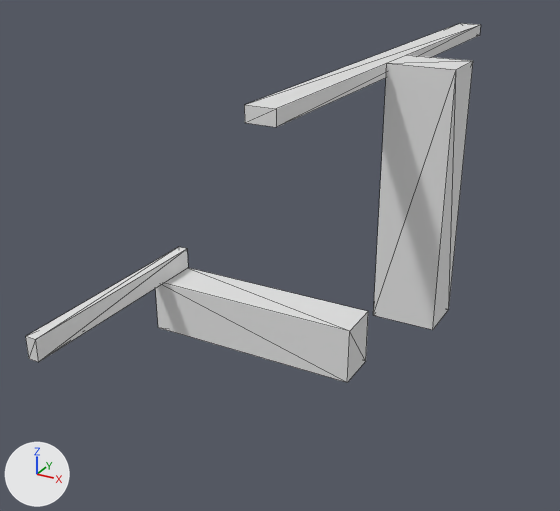
The OBJ model Data/bmc/tiles_structure/t_186.obj, before and after one commit.
Both versions are drawn from a camera (50 mm lens) standing at (0.554, -1.405, 0.739) and looking at (-0.215, -0.008, 0.041). Every picture has the same lights, and +X, +Y and +Z are marked at lower left. Mesh edges are drawn as thin lines. Where no turn or scale is listed for an object, it has been applied to the vertices.

Names of what the first picture shows: 't_186'.
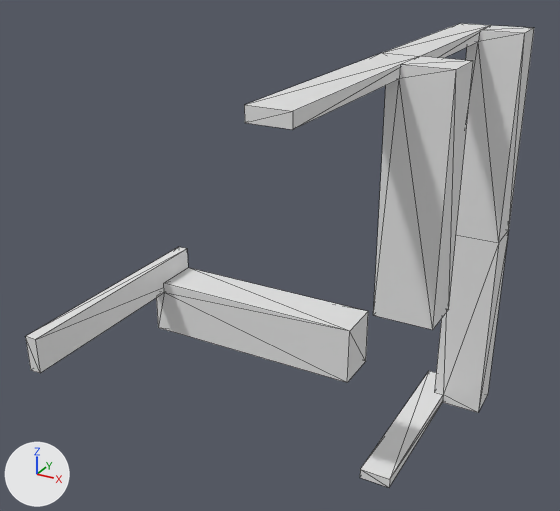
Boxes [x1, y1, x2, y2] around the edits, measured in the pictures (560 x 511 px):
't_186', reshaped (12% wider, 29% taller): before [26, 23, 481, 383]; after [26, 23, 534, 487]
part 1 of me_t_186, built on: before [26, 23, 481, 378]; after [26, 23, 534, 487]

What changed in the scene script:
```text
Change me_t_186:
    used by ob_t_186; location = (0.0, 0.0, 0.0)
    remove me_t_186.from_pydata(...)  # 31 vertices, 48 faces; spans x -0.5..0.175, y -0.5..0.5, z -0.175..0.5
    add me_t_186.from_pydata(...)  # 64 vertices, 126 faces; spans x -0.5..0.175, y -0.5..0.5, z -0.5..0.5
    me_t_186 part 1
    7 vertices are removed from x -0.5..0.05, y -0.5..0.5, z -0.05..0.5
    38 faces are deleted
    2 vertices move from x -0.5..0.05, y -0.5, z -0.05..0.5 to x -0.475..0.075, y -0.5, z -0.075..0.5
    33 vertices are added at x -0.5..0.175, y -0.5..0.5, z -0.5..0.5
    7 new vertices lie (0.0, 0.1, 0.0) away from vertices in x 0.05..0.175, y 0.4, z -0.5..0.5
    116 new faces join them
```
